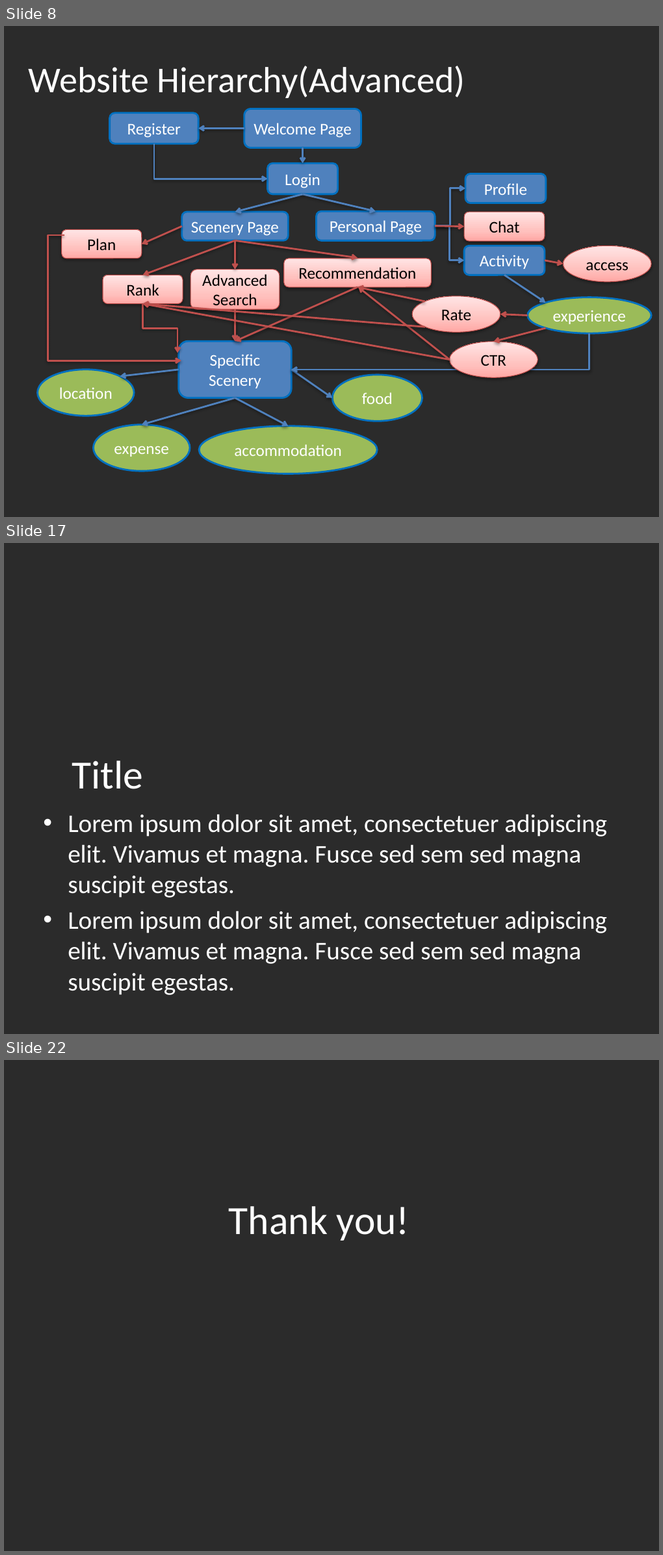
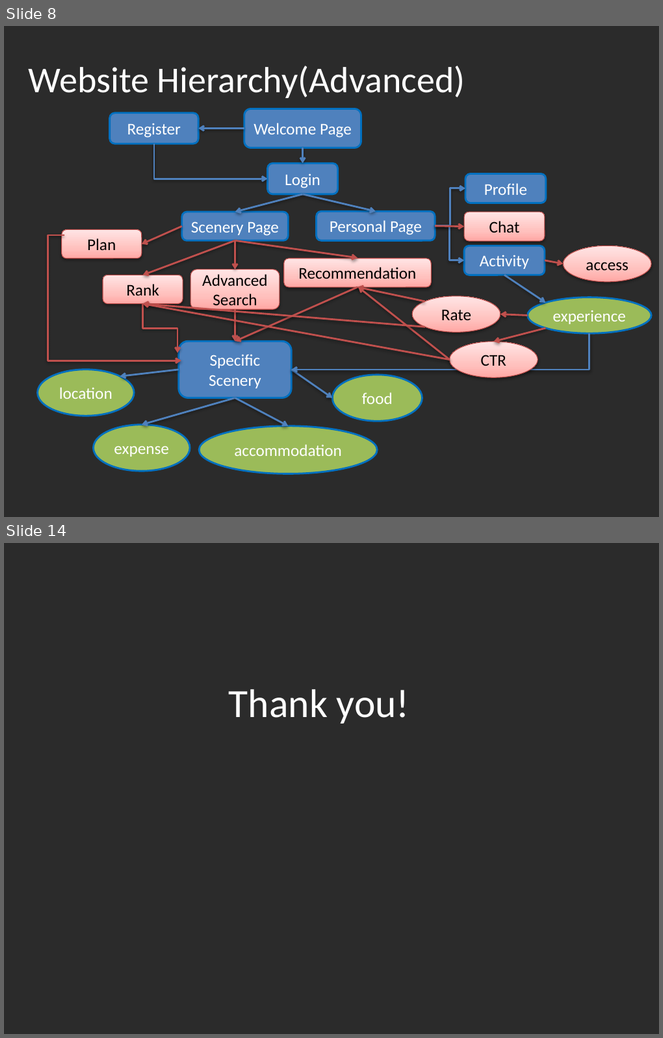
Before and after one commit to fighteriris/512_Final, a slide deck: 512副本.pptx. Shown one above the other, each under a label of ours: slides 8, 17 and 22 before the commit, slides 8 and 14 after it; the slides between them are not shown. The pictures are 663x1555 and 663x1038 pixels, drawn with LibreOffice and Linux fonts; fonts in the diff are those of the drawing; background and template pictures are left out; a plain dark background stands for a picture behind light text. Boxes give left, top, right and bottom in pixels: in the first picture for what was removed or moved away, otherwise in the second. Text is boxed around its words. In the diff, an @@ line names an element or a change of style, - is before the commit and + after.

```diff
--- a/512副本.pptx
+++ b/512副本.pptx
@@ slide 17 removed at <box>4,543,659,1034</box>, background picture (left out) @@
@@ title removed at <box>72,761,143,789</box> @@
-Title
@@ text removed at <box>68,814,607,995</box> @@
-• Lorem ipsum dolor sit amet, consectetuer adipiscing elit. Vivamus et magna. Fusce sed sem sed magna suscipit egestas.
-• Lorem ipsum dolor sit amet, consectetuer adipiscing elit. Vivamus et magna. Fusce sed sem sed magna suscipit egestas.
@@ what was slide 22 is now slide 14 @@
```
Also in this commit, not shown: 1 slide changed, 4 slides added, 11 other slides removed.
